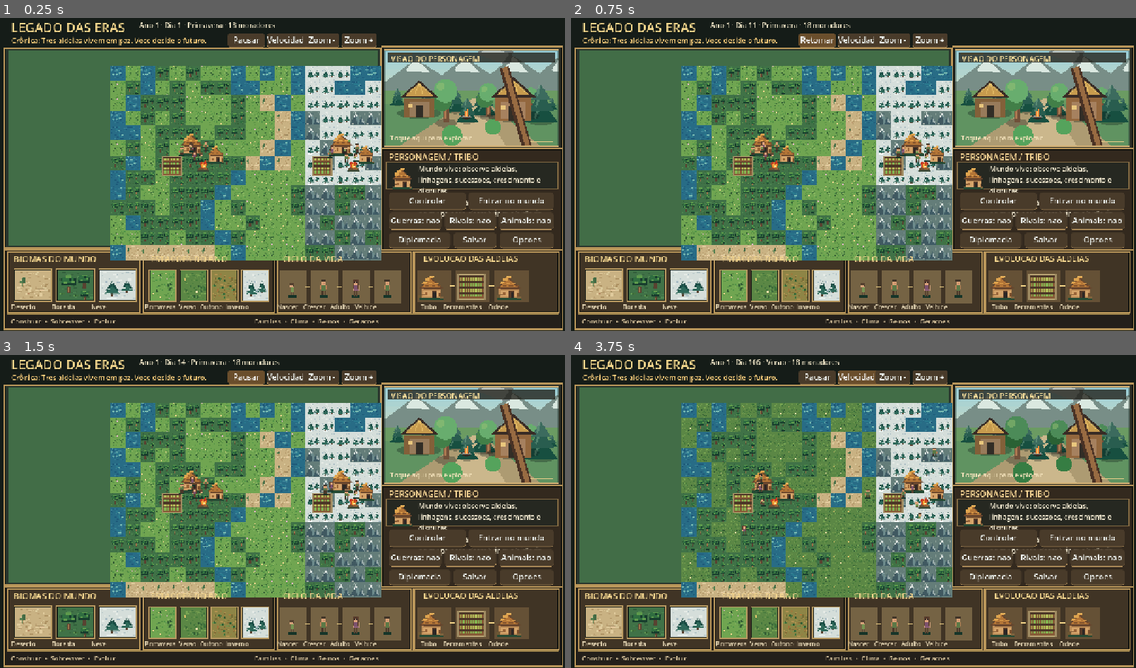
Above: before the commit, frames 1-4 (two rows, left to right).
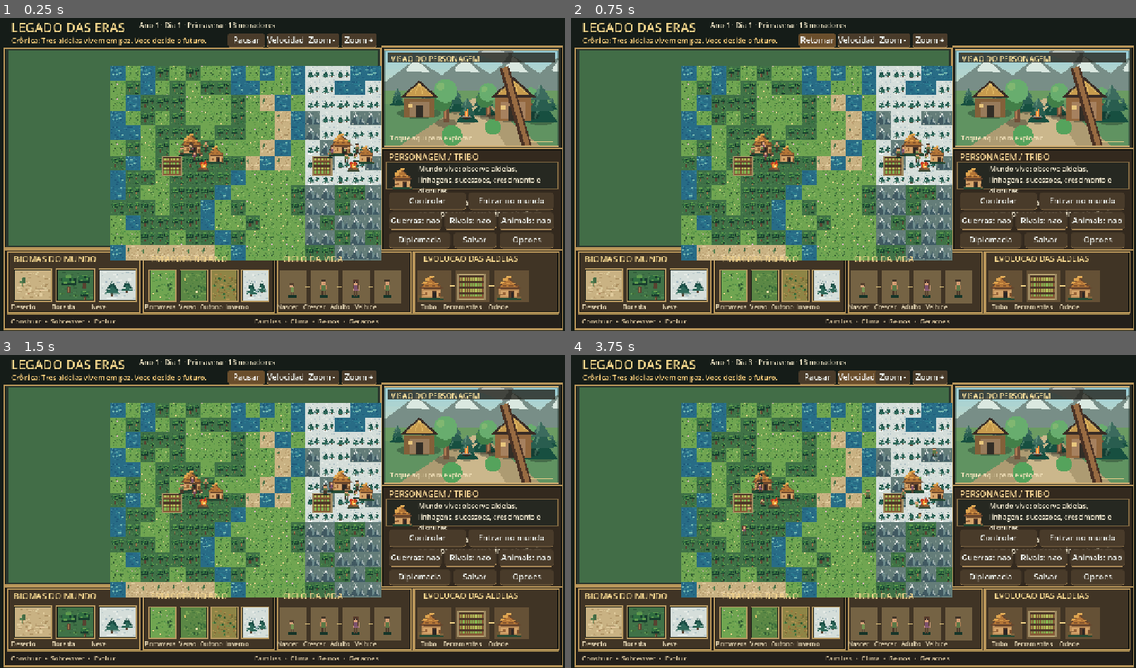
Above: after the commit, the same moments.

Repository: contateste123455667788994321-max/legados-das-eras
Game: Godot game, scene res://scenes/Main.tscn
The game is run twice, just before and just after one commit, with the same random seed, the same clock (stepped at 60 frames per second) and the same inputs.
Inputs:
- Up to frame 1 (0.25 s): no input
- Up to frame 2 (0.75 s): click "Pausar" at 0.5 s
- Up to frame 3 (1.5 s): click "Retomar" at 1.25 s
- Up to frame 4 (3.75 s): click "Velocidade 1x" at 2 s; click "Velocidade 2x" at 2.75 s; click "Velocidade 4x" at 3.5 s

Frame 1 is identical in both runs. In frame 2, 0.2% of the frame differs, in the area x 32-50%, y 1-4%; in frame 3, 0.2%; in frame 4, 8.3%, in the area x 19-95%, y 1-78%.

Commit message:
fix: slow calendar to roughly twelve real minutes per year at normal speed; keep aging synchronized

Diff:
--- a/scripts/world.gd
+++ b/scripts/world.gd
@@ -4,6 +4,8 @@
 const AgentAI = preload("res://scripts/ai.gd")
 const Politics = preload("res://scripts/politics.gd")
 const SIZE := 20
+# Um ano leva aproximadamente 12 minutos a 1x (antes levava ~20 segundos).
+const DAYS_PER_REAL_SECOND := 0.5
 const NAMES := ["Ari", "Nara", "Taro", "Lia", "Breno", "Iara", "Dara", "Enzo", "Kira", "Suri", "Davi", "Maya", "Ravi", "Luna", "Rael", "Yara", "Cael", "Tina", "Eron", "Ayla"]
 var rng := RandomNumberGenerator.new()
 var agent_ai = AgentAI.new()
@@ -191,7 +193,8 @@
 	if speed <= 0:
 		return
 	var dt := minf(delta, 0.1) * speed
-	day += dt * 18.0
+	var elapsed_days := dt * DAYS_PER_REAL_SECOND
+	day += elapsed_days
 	for t in towns:
 		t["knowledge"] = float(t["knowledge"]) + dt * (0.024 + active_population(int(t["id"])) * 0.003)
 		var new_level := 1 + int(float(t["knowledge"]) / 15.0)
@@ -201,7 +204,7 @@
 	for p in people:
 		if not bool(p["alive"]):
 			continue
-		p["age"] = float(p["age"]) + dt * 18.0 / 365.0
+		p["age"] = float(p["age"]) + elapsed_days / 365.0
 		if float(p["age"]) > 79 and rng.randf() < dt * 0.015:
 			kill_person(p)
 			continue
